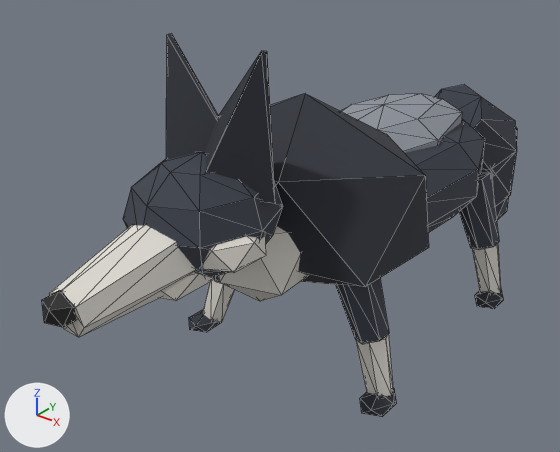
Two versions of the glTF model public/assets/wolf.glb, one commit apart.
Rendered twice from a camera (50 mm lens) standing at (1.49, -2.36, 1.72) and looking at (-0.18, -0.28, 0.43). The axes (+X, +Y, +Z) are drawn at lower left. The lights are the same throughout. The older version comes first. Mesh edges are drawn as thin lines. Where no turn or scale is listed for an object, it has been applied to the vertices. Vertices at exactly the same position are counted once.

The first picture shows 'body', 'ear_l', 'ear_r', 'head', 'leg_bl', 'leg_fl', 'leg_fr', 'tail'.
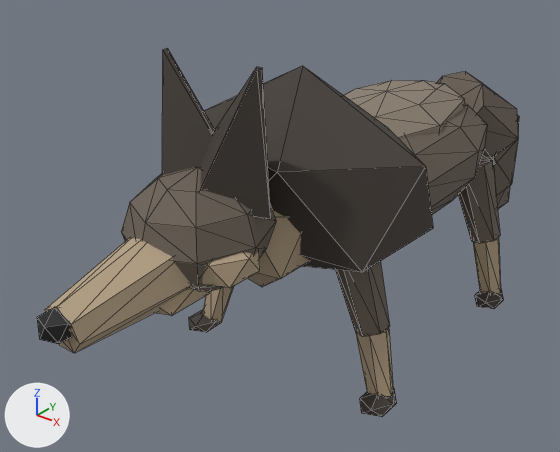
Location of each change, (x1, y1, x2, y2) in pixels of the pictures (560 x 452 px; the box of a moved part takes in the faces that stretch with it):
'body', recoloured, reshaped, moved (7% taller)
    before: (218, 94, 485, 301)
    after: (204, 66, 487, 287)
'head', recoloured, moved
    before: (42, 152, 283, 337)
    after: (37, 167, 276, 353)
'ear_l', moved
    before: (205, 51, 275, 204)
    after: (201, 67, 271, 219)
'leg_fl', recoloured, reshaped, moved (12% taller)
    before: (335, 278, 397, 417)
    after: (335, 261, 397, 417)
'ear_r', moved
    before: (166, 34, 219, 160)
    after: (162, 49, 215, 175)
'tail', recoloured, moved
    before: (435, 85, 517, 220)
    after: (437, 71, 519, 209)
'leg_bl', recoloured, reshaped, moved (dark grey to brown, 10% taller)
    before: (459, 172, 504, 309)
    after: (458, 158, 504, 309)
'leg_fr', recoloured
    both: (189, 287, 233, 332)
part 1 of me_body, moved or reshaped
    before: (340, 94, 463, 153)
    after: (344, 80, 465, 139)
part 2 of me_body, moved or reshaped
    before: (218, 94, 485, 301)
    after: (204, 66, 487, 287)
part 3 of me_leg_bl, moved or reshaped
    before: (475, 289, 504, 309)
    after: (475, 290, 504, 309)
part 4 of me_leg_bl, moved or reshaped
    before: (459, 172, 500, 293)
    after: (458, 158, 501, 294)
part 5 of me_leg_fl, moved or reshaped
    both: (360, 388, 397, 417)
part 6 of me_leg_fl, moved or reshaped
    before: (335, 278, 393, 396)
    after: (335, 261, 393, 397)

The change, as a diff of the scene's bpy script:
```diff
--- a/public/assets/wolf.glb.py
+++ b/public/assets/wolf.glb.py
@@ mat_wolf_grey @@
 mat_wolf_grey = principled_material('wolf_grey')
-mat_wolf_grey.base_color = (0.0452, 0.0529, 0.0723)  # greyish blue #3c414c
+mat_wolf_grey.base_color = (0.15, 0.122, 0.0953)  # brown #6c6257
 mat_wolf_grey.roughness = 0.9
@@ mat_wolf_light @@
 mat_wolf_light = principled_material('wolf_light')
-mat_wolf_light.base_color = (0.791, 0.761, 0.701)  # white #e6e2da
+mat_wolf_light.base_color = (0.479, 0.371, 0.246)  # beige #b8a488
 mat_wolf_light.roughness = 0.9
@@ mat_wolf_saddle @@
 mat_wolf_saddle = principled_material('wolf_saddle')
-mat_wolf_saddle.base_color = (0.275, 0.296, 0.337)  # grey #8f949d
+mat_wolf_saddle.base_color = (0.262, 0.216, 0.168)  # brown #8c8072
 mat_wolf_saddle.roughness = 0.9
@@ me_body @@
-me_body.from_pydata(...)  # 154 vertices, 288 faces; spans x -0.49..0.47, y -0.75..0.78, z -0.27..0.45
+me_body.from_pydata(...)  # 154 vertices, 288 faces; spans x -0.48..0.47, y -0.74..0.79, z -0.27..0.47
+# me_body part 1: the loose piece of 34 vertices spanning x -0.24..0.24, y -0.35..0.63, z 0.04..0.28 is multiplied about its middle by the matrix ((0.981, 0.003, -0.024), (0.004, 1.022, 0.004), (-0.022, 0.0, 1.001))
+# me_body part 2: 73 of 154 vertices moved; they spanned x -0.49..0.47, y -0.75..0.78, z -0.26..0.45 and now span x -0.48..0.47, y -0.74..0.79, z -0.26..0.47; mean shift (0.0, 0.0, 0.0); largest move (0.02, -0.4, 0.45) -> (-0.01, -0.38, 0.47)
 me_body.materials.append(mat_wolf_grey)
@@ me_leg_bl @@
-me_leg_bl.from_pydata(...)  # 36 vertices, 60 faces; spans x -0.069..0.228, y -0.125..0.085, z -0.486..0.065
+me_leg_bl.from_pydata(...)  # 36 vertices, 60 faces; spans x -0.07..0.228, y -0.125..0.085, z -0.546..0.063
+# me_leg_bl part 3: the loose piece of 12 vertices spanning x 0.112..0.228, y -0.125..0.025, z -0.486..-0.414 is moved by (0.0, 0.0, -0.06)
+# me_leg_bl part 4: 22 of 36 vertices moved; they spanned x -0.069..0.206, y -0.064..0.06, z -0.454..0.065 and now span x -0.07..0.206, y -0.064..0.06, z -0.512..0.063; mean shift (0.0, 0.0, -0.033); largest move (0.206, -0.025, -0.426) -> (0.206, -0.025, -0.488)
 me_leg_bl.materials.append(mat_wolf_grey)
@@ me_leg_fl @@
-me_leg_fl.from_pydata(...)  # 36 vertices, 60 faces; spans x -0.069..0.228, y -0.125..0.085, z -0.486..0.065
+me_leg_fl.from_pydata(...)  # 36 vertices, 60 faces; spans x -0.07..0.228, y -0.125..0.085, z -0.546..0.063
+# me_leg_fl part 5: the loose piece of 12 vertices spanning x 0.112..0.228, y -0.125..0.025, z -0.486..-0.414 is moved by (0.0, 0.0, -0.06)
+# me_leg_fl part 6: 22 of 36 vertices moved; they spanned x -0.069..0.206, y -0.064..0.06, z -0.454..0.065 and now span x -0.07..0.206, y -0.064..0.06, z -0.512..0.063; mean shift (0.0, 0.0, -0.033); largest move (0.206, -0.025, -0.426) -> (0.206, -0.025, -0.488)
 me_leg_fl.materials.append(mat_wolf_grey)
@@ ob_body @@
 ob_body = bpy.data.objects.new('body', me_body)
-ob_body.location = (0.0, 0.0, 0.56)
+ob_body.location = (0.0, 0.0, 0.62)
@@ ob_head @@
 ob_head = bpy.data.objects.new('head', me_head)
-ob_head.location = (0.0, -0.78, 0.72)
+ob_head.location = (0.0, -0.8, 0.68)
@@ ob_ear_l @@
 ob_ear_l = bpy.data.objects.new('ear_l', me_ear_l)
-ob_ear_l.location = (0.12, -0.79, 0.87)
+ob_ear_l.location = (0.12, -0.81, 0.83)
@@ ob_ear_r @@
 ob_ear_r = bpy.data.objects.new('ear_r', me_ear_r)
-ob_ear_r.location = (-0.12, -0.79, 0.87)
+ob_ear_r.location = (-0.12, -0.81, 0.83)
@@ ob_leg_bl @@
 ob_leg_bl = bpy.data.objects.new('leg_bl', me_leg_bl)
-ob_leg_bl.location = (0.24, 0.46, 0.46)
+ob_leg_bl.location = (0.24, 0.46, 0.52)
@@ ob_leg_fl @@
 ob_leg_fl = bpy.data.objects.new('leg_fl', me_leg_fl)
-ob_leg_fl.location = (0.24, -0.42, 0.46)
+ob_leg_fl.location = (0.24, -0.42, 0.52)
@@ ob_tail @@
 ob_tail = bpy.data.objects.new('tail', me_tail)
-ob_tail.location = (0.0, 0.74, 0.66)
+ob_tail.location = (0.0, 0.74, 0.72)
```
